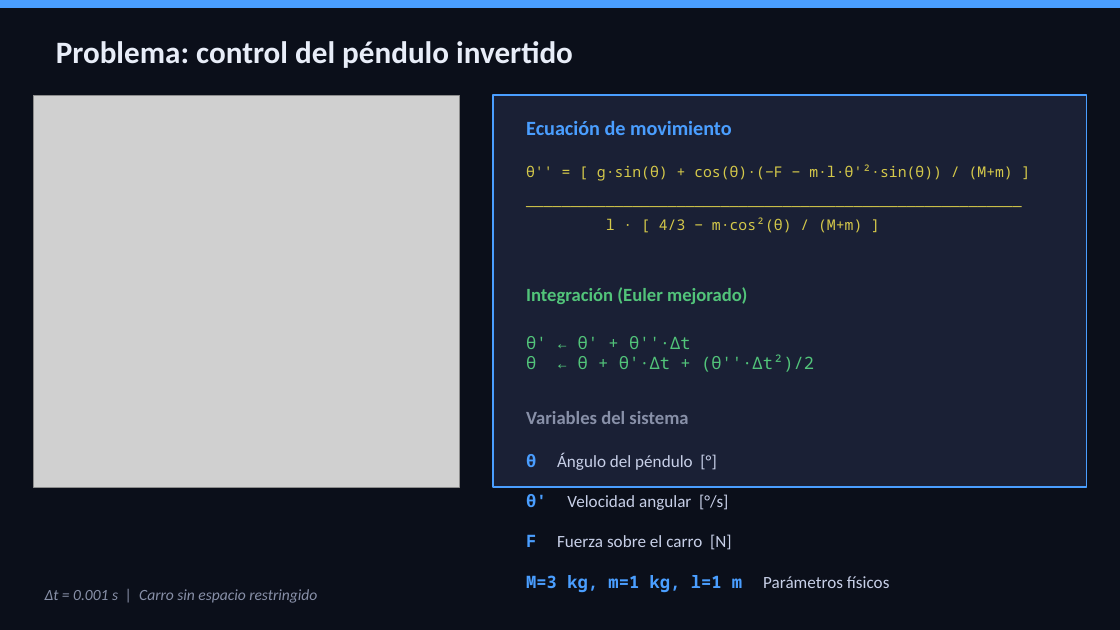
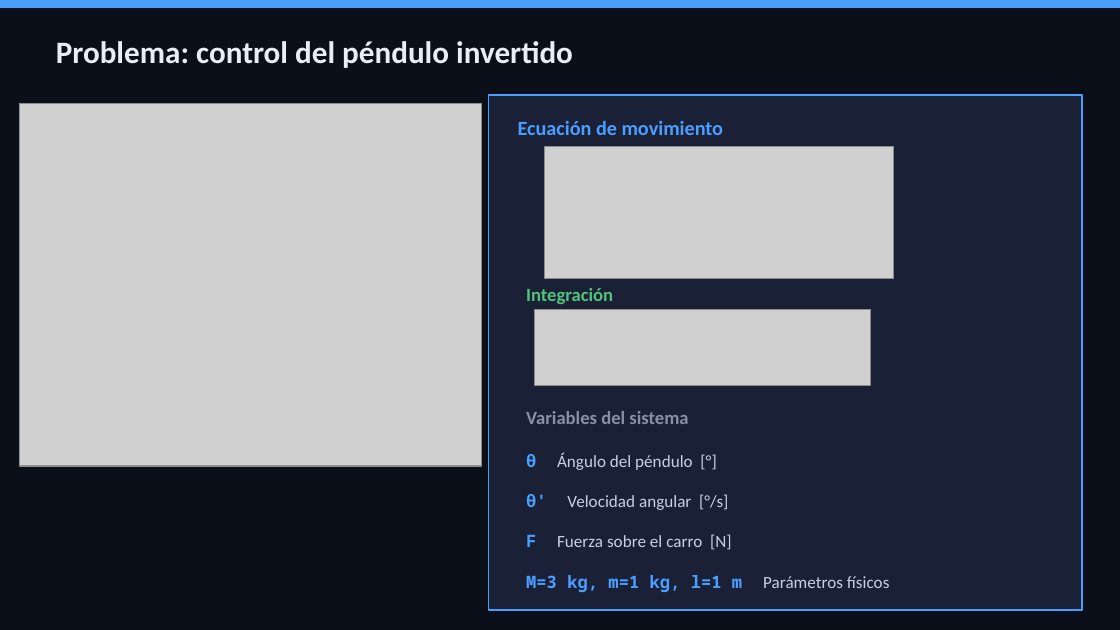
Before and after one commit to Juan-Stella/IA2, a slide deck: slide 7 of Unidad 2/pendulo_fam.pptx. Drawn at 1120x630 pixels with LibreOffice and Linux fonts; fonts in the diff are those of the drawing; grey boxes stand for pictures. Boxes give left, top, right and bottom in pixels: in the first picture for what was removed or moved away, otherwise in the second. Text is boxed around its words. In the diff, an @@ line names an element or a change of style, - is before the commit and + after.

```diff
--- a/Unidad 2/pendulo_fam.pptx
+++ b/Unidad 2/pendulo_fam.pptx
@@ picture: place and size @@
-picture at bbox=[34, 95, 459, 487]
+picture at bbox=[19, 103, 482, 466]
@@ rectangle: place and size @@
-rectangle at bbox=[493, 95, 1086, 487]
+rectangle at bbox=[488, 95, 1082, 609]
@@ text "Ecuación de movimiento": place and size @@
-text "Ecuación de movimiento" at bbox=[526, 120, 732, 135]
+text "Ecuación de movimiento" at bbox=[518, 120, 724, 135]
@@ picture added at bbox=[545, 147, 895, 279] @@
@@ text removed at bbox=[526, 164, 1013, 233] @@
-θ'' = [ g·sin(θ) + cos(θ)·(−F − m·l·θ'²·sin(θ)) / (M+m) ]
-────────────────────────────────────────────────────────
-l · [ 4/3 − m·cos²(θ) / (M+m) ]
@@ text at bbox=[526, 288, 613, 304]: text changed @@
-Integración (Euler mejorado)
+Integración
@@ picture added at bbox=[534, 309, 870, 385] @@
@@ text removed at bbox=[526, 336, 814, 372] @@
-θ' ← θ' + θ''·Δt
-θ ← θ + θ'·Δt + (θ''·Δt²)/2
@@ text removed at bbox=[45, 589, 317, 603] @@
-Δt = 0.001 s | Carro sin espacio restringido
```
Also in this commit, not shown: 2 other slides changed.
